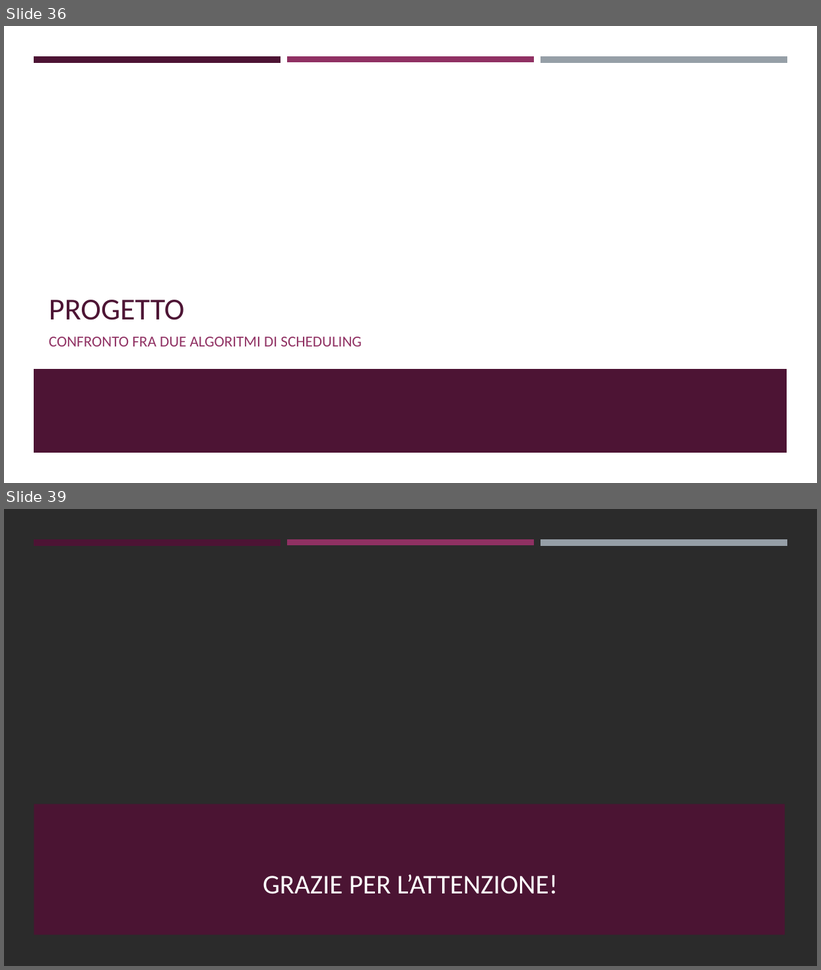
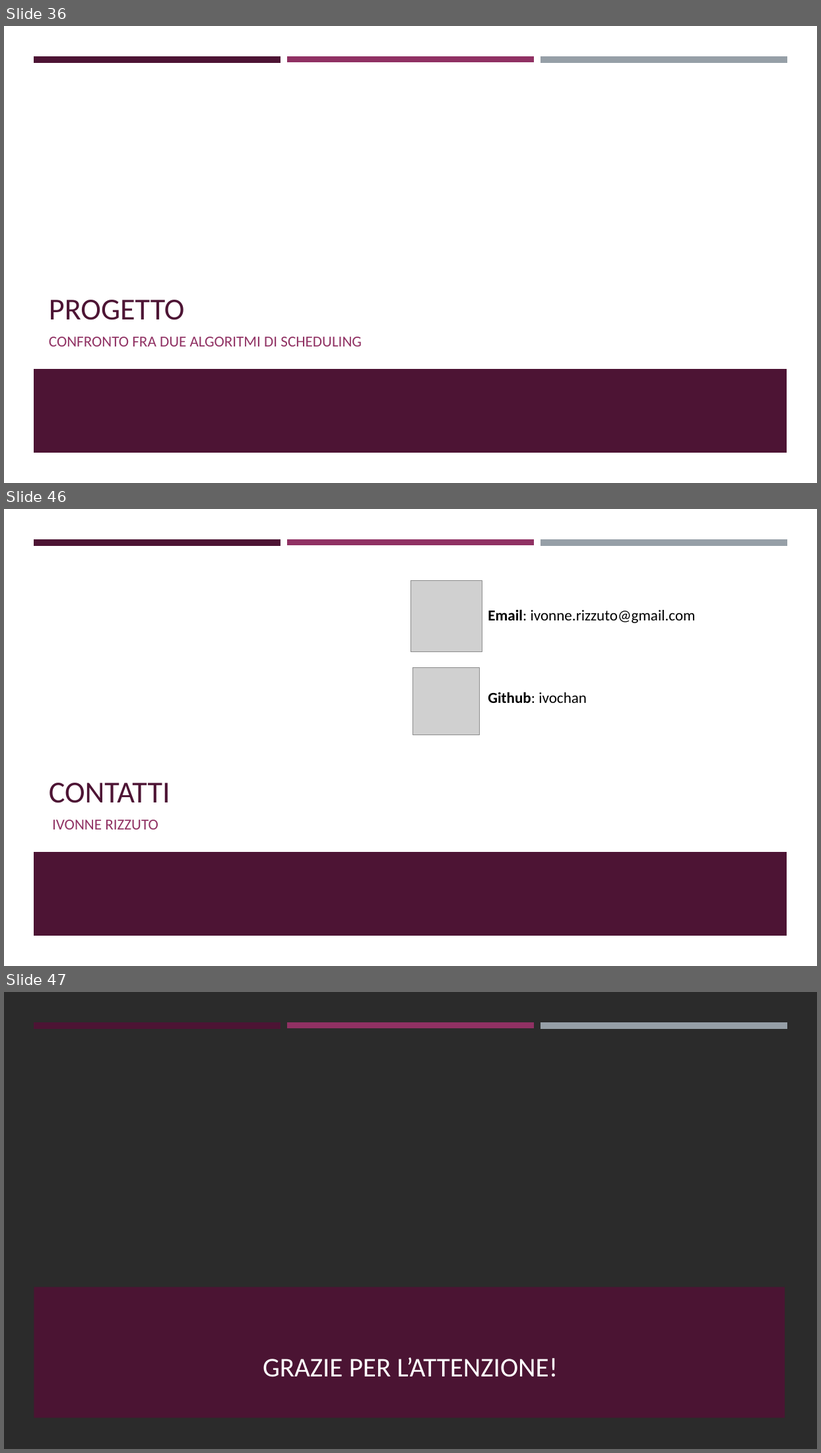
Before and after one commit to ivochan/SchedulingExercise, a slide deck: Algoritmi di scheduling real-time.odp. Shown one above the other, each under a label of ours: slides 36 and 39 before the commit, slides 36, 46 and 47 after it; the slides between them are not shown. The pictures are 821x970 and 821x1453 pixels, drawn with LibreOffice and Linux fonts; fonts in the diff are those of the drawing; grey boxes stand for pictures; background and template pictures are left out; a plain dark background stands for a picture behind light text. Boxes give left, top, right and bottom in pixels: in the first picture for what was removed or moved away, otherwise in the second. Text is boxed around its words. In the diff, an @@ line names an element or a change of style, - is before the commit and + after.

```diff
--- a/Algoritmi di scheduling real-time.odp
+++ b/Algoritmi di scheduling real-time.odp
@@ slide 46 added at [4,509,817,966], background #FFFFFF; not listed: 4 template elements that a slide beside it also shows @@
@@ picture added at [411,580,482,652] @@
@@ text added at [488,609,696,623], 18 pt, text #000000 @@
+Email: ivonne.rizzuto@gmail.com
@@ picture added at [413,667,480,735] @@
@@ text added at [488,692,587,703], 18 pt, text #000000 @@
+Github: ivochan
@@ title added at [49,783,170,803], 36 pt, text #4D1434 @@
+CONTATTI
@@ text added at [52,820,158,830], 18 pt, text #903163 @@
+IVONNE RIZZUTO
@@ what was slide 39 is now slide 47 @@
```
Also in this commit, not shown: 9 other slides added, 2 slides removed, 5 other files.
